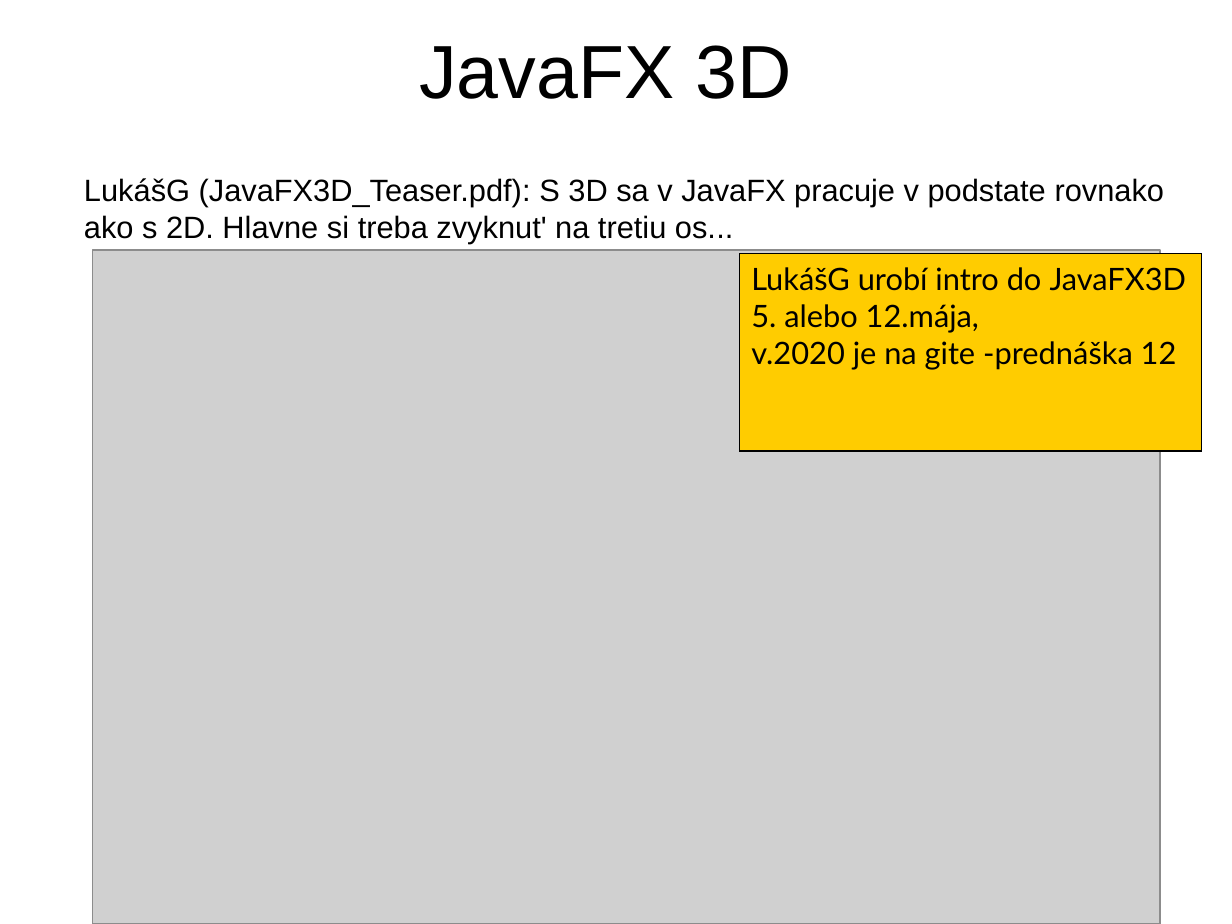
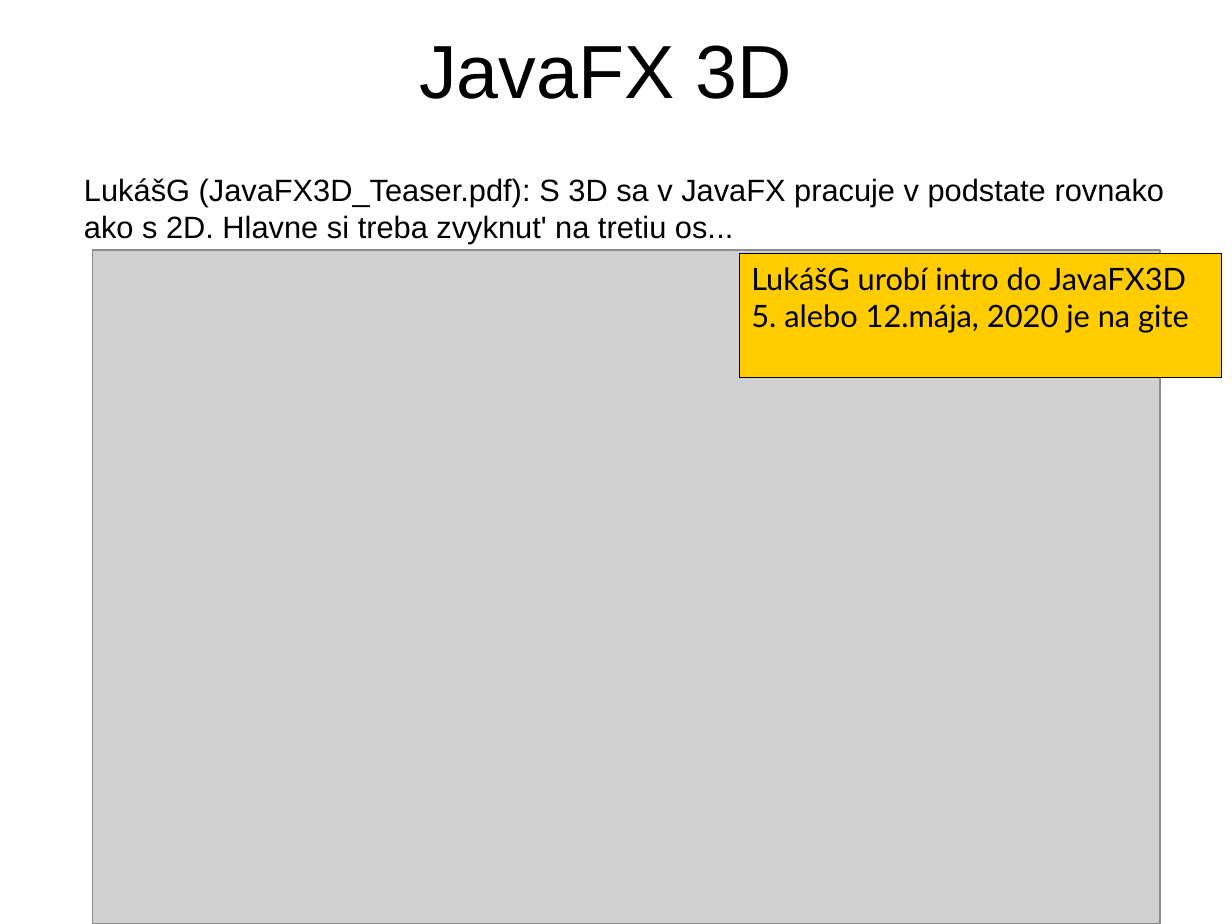
Before and after one commit to Programovanie4/Prednasky, a slide deck: slide 2 of 10/10_java.ppt. Drawn at 1232x924 pixels with LibreOffice and Linux fonts; fonts in the diff are those of the drawing; grey boxes stand for pictures. Boxes give left, top, right and bottom in pixels: in the first picture for what was removed or moved away, otherwise in the second. Text is boxed around its words. In the diff, an @@ line names an element or a change of style, - is before the commit and + after.

```diff
--- a/10/10_java.ppt
+++ b/10/10_java.ppt
@@ rectangle "LukášG urobí intro do JavaFX3D": place and size @@
-rectangle "LukášG urobí intro do JavaFX3D" at box(739, 254, 1201, 451)
+rectangle "LukášG urobí intro do JavaFX3D" at box(739, 254, 1222, 377)
@@ text in rectangle at box(751, 304, 1189, 333): text changed @@
-5. alebo 12.mája,
-v.2020 je na gite -prednáška 12
+5. alebo 12.mája, 2020 je na gite
```
Also in this commit, not shown: 7 other slides changed, 1 slide removed, 7 other files.
